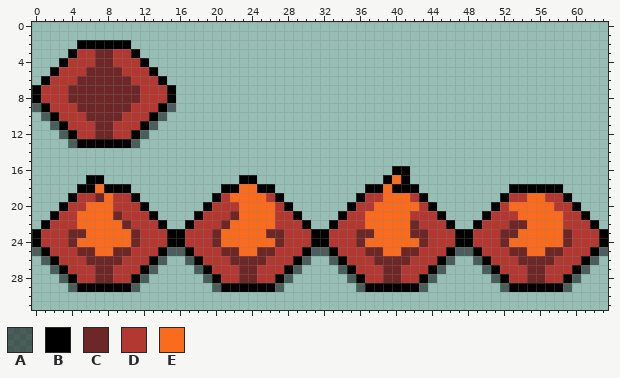
One commit to this pixel-art sprite: static/textures/fire_lr.png. This is how it looked before the edit.
The file is 64x32 pixels.
Palette (. is transparent): A #00000080  B #000000  C #6e2727  D #b33831  E #fb6b1d
And afterwards:
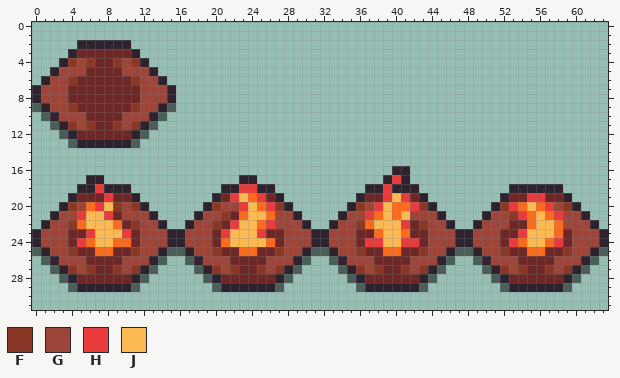
Colours new in this view: F #8a3726  G #9e4539  H #e83b3b  J #fbb954
Difference:
Colour B changes from #000000 to #2e222f.
Colour D gives way to colour C in row 3 at x 5 to 6 and 9 to 10; in row 12 at x 5 to 6 and 9 to 10; in row 19 at x 5 to 6, 9 to 10, 21, 26, 37 to 38, 42, 53 to 54 and 57 to 58; in row 28 at x 5 to 6, 9 to 10, 21 to 22, 25 to 26, 37 to 38, 41 to 42, 53 to 54 and 57 to 58.
Colour D gives way to colour F in row 4 at x 4, 6, 9 and 11; in row 6 at x 4 and 11; in row 9 at x 4 and 11; in row 11 at x 4, 6, 9 and 11; in row 20 at x 4, 9, 11, 20, 27, 36, 43, 52 and 59; in row 21 at x 21 and 53.
Colour D gives way to colour F in row 22 at x 4, 11, 20, 36 and 43; in row 25 at x 4, 11, 20, 27, 36, 43, 52 and 59; in row 27 at x 4, 6, 9, 11, 20, 22, 25, 27, 36, 38, 41, 43, 52, 54, 57 and 59.
Colour D gives way to colour G in row 4 at x 5 and 10; in row 5 at x 3 to 5 and 10 to 12; in row 6 at x 2 to 3 and 12 to 13; in rows 7 to 8 at x 1 to 3 and 12 to 14; in row 9 at x 2 to 3 and 12 to 13; in row 10 at x 3 to 5 and 10 to 12.
Colour D gives way to colour G in row 11 at x 5 and 10; in row 20 at x 5, 10, 21 to 22, 37 and 58; in row 21 at x 3 to 4, 10 to 12, 19 to 20, 27 to 28, 35 to 36, 42 to 44, 51 to 52 and 59 to 60; in row 22 at x 2 to 3, 12 to 13, 18 to 19, 27 to 29, 34 to 35, 44 to 45, 50 to 52 and 59 to 61; in rows 23 to 24 at x 1 to 3, 12 to 14, 17 to 19, 28 to 30, 33 to 35, 44 to 46, 49 to 51 and 60 to 62; in row 25 at x 2 to 3, 12 to 13, 18 to 19, 28 to 29, 34 to 35, 44 to 45, 50 to 51 and 60 to 61.
Colour D gives way to colour G in row 26 at x 3 to 5, 10 to 12, 19 to 21, 26 to 28, 35 to 37, 42 to 44, 51 to 53 and 58 to 60; in row 27 at x 5, 10, 21, 26, 37, 42, 53 and 58.
Colour E gives way to colour H in row 17 at x 40; in row 18 at x 7, 23 to 24 and 39; in row 19 at x 8, 22, 25, 39, 41 and 55 to 56; in row 20 at x 7, 23, 26, 38, 42, 53 and 57; in row 21 at x 5, 8, 37, 54 and 58; in row 22 at x 22, 26 and 41.
Colour E gives way to colour H in row 23 at x 6, 10, 21, 25 and 54; in row 24 at x 5, 37 to 38, 41 to 42, 53 and 58.
Colour E gives way to colour J in row 19 at x 23 and 40; in row 20 at x 8, 24, 39 and 55; in row 21 at x 6 to 7, 24 to 25, 39, 41 and 56; in row 22 at x 6 to 8, 23 to 24, 38 to 40 and 56 to 57; in row 23 at x 7 to 9, 22 to 24, 39 to 40 and 55 to 57; in row 24 at x 7 to 8, 22 to 25, 39 to 40 and 55 to 56.
